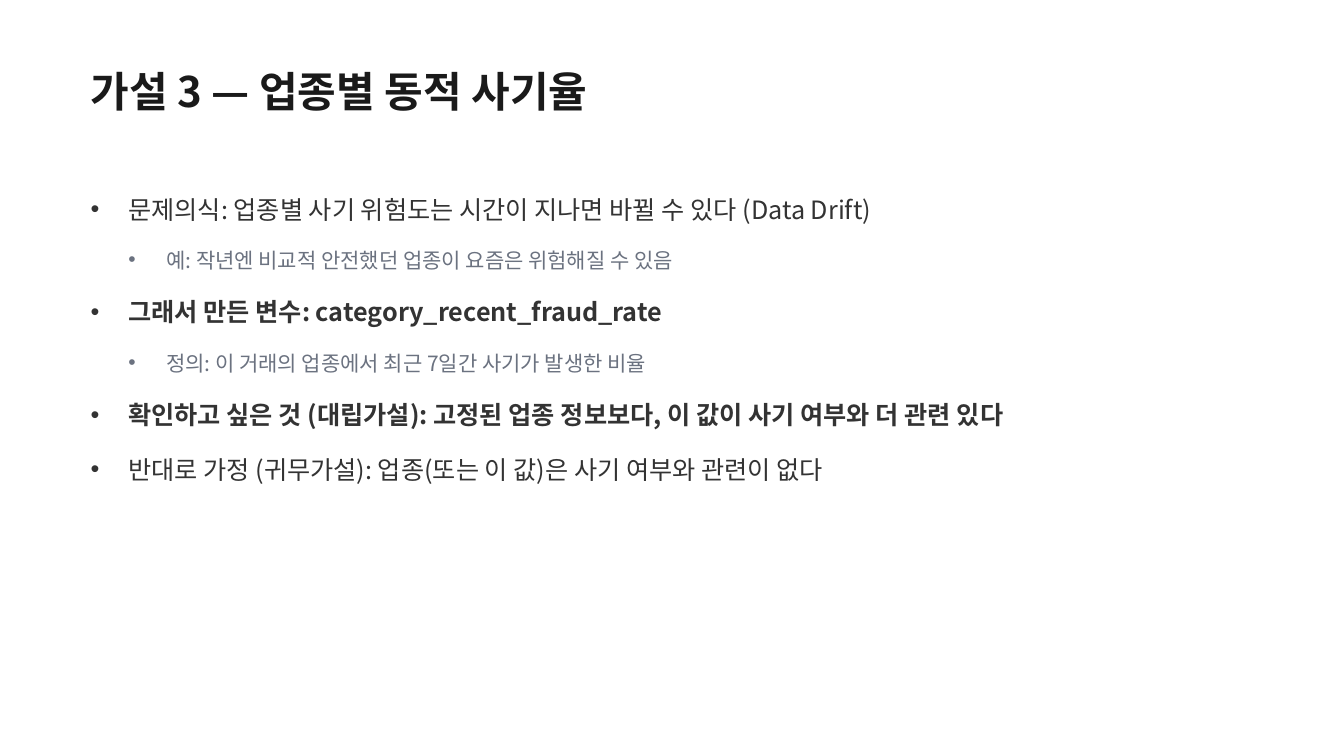
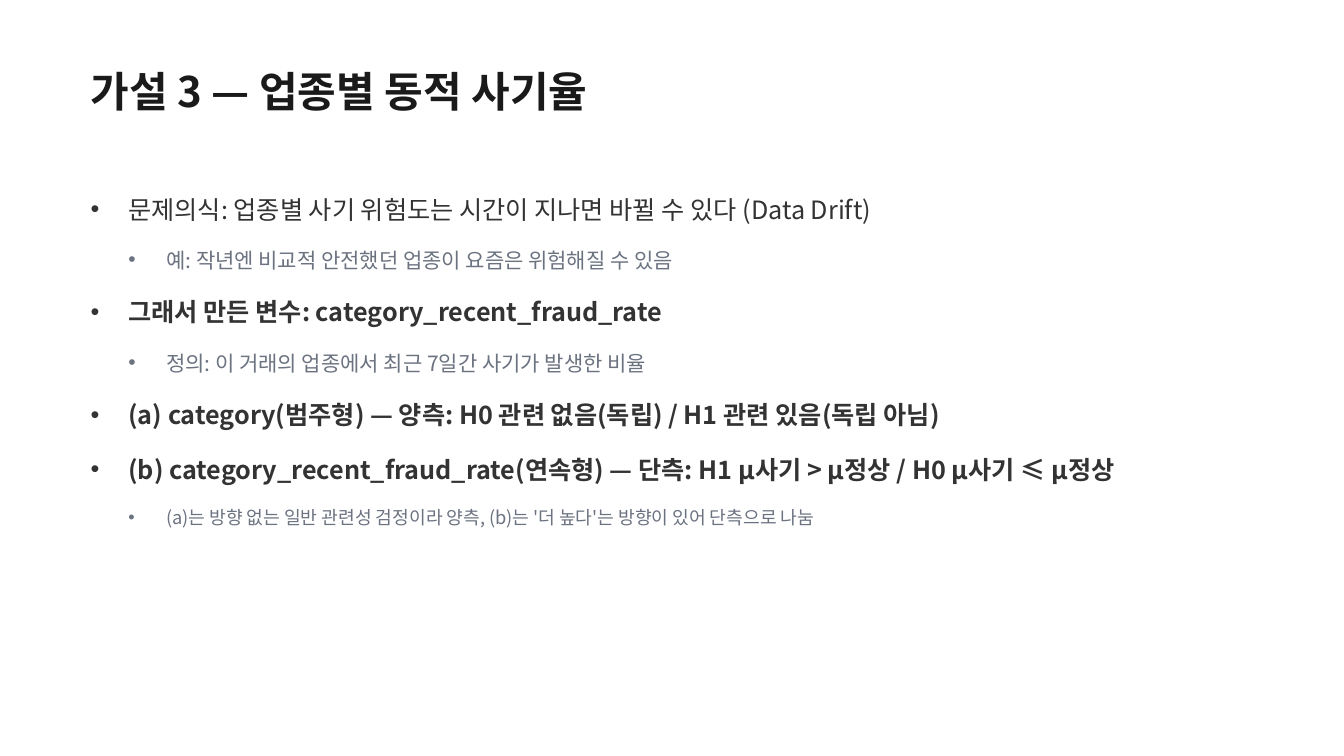
Before and after one commit to dayomschool/BDAI, a slide deck: slide 8 of 가설검정_최종변수선정_다영.pptx. Drawn at 1344x756 pixels with LibreOffice and Linux fonts; fonts in the diff are those of the drawing. Boxes give left, top, right and bottom in pixels: in the first picture for what was removed or moved away, otherwise in the second. Text is boxed around its words. In the diff, an @@ line names an element or a change of style, - is before the commit and + after.

Commit message:
EDA 노트북, 가설검정 노트북/PPT 업데이트

```diff
--- a/가설검정_최종변수선정_다영.pptx
+++ b/가설검정_최종변수선정_다영.pptx
@@ text at (128,402,1115,528): text changed @@
-• 확인하고 싶은 것 (대립가설): 고정된 업종 정보보다, 이 값이 사기 여부와 더 관련 있다
-• 반대로 가정 (귀무가설): 업종(또는 이 값)은 사기 여부와 관련이 없다
+• (a) category(범주형) — 양측: H0 관련 없음(독립) / H1 관련 있음(독립 아님)
+• (b) category_recent_fraud_rate(연속형) — 단측: H1 μ사기 > μ정상 / H0 μ사기 ≤ μ정상
+  • (a)는 방향 없는 일반 관련성 검정이라 양측, (b)는 '더 높다'는 방향이 있어 단측으로 나눔
```
Also in this commit, not shown: 5 other slides changed, 2 other files.
